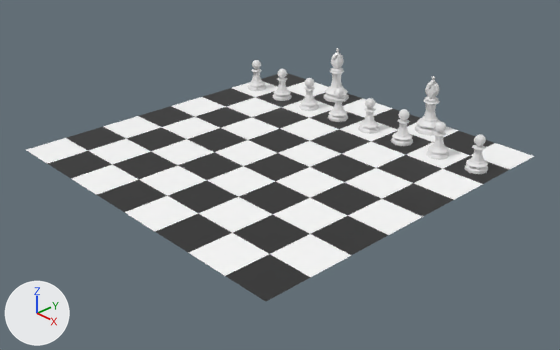
The Blender file Chess Set/Models/ChessScene.blend, before and after one commit.
Camera for both pictures: a 50 mm camera at (0.69, -0.645, 0.427) aimed at (0.023, -0.017, -0.019). Every picture has the same lights, and +X, +Y and +Z are marked at lower left.

In view in the first picture: 'Bishop', 'Bishop.001', 'Chess Board', 'Pawn', 'Pawn.001', 'Pawn.002', 'Pawn.003', 'Pawn.004', 'Pawn.005', 'Pawn.006', 'Pawn.007'.
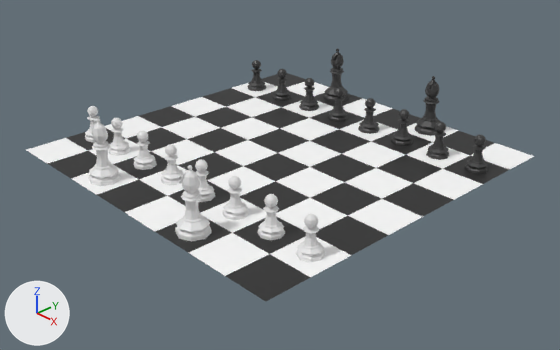
Pixel boxes [x1, y1, x2, y2] of what changed, in the pictures (560 x 350 px):
'Bishop.003', added: after [175, 165, 212, 242]
'Bishop.002', added: after [89, 119, 121, 186]
'Pawn.014', added: after [296, 214, 325, 262]
'Bishop', recoloured (white to black): [415, 76, 440, 136] in both
'Pawn.015', added: after [257, 194, 285, 240]
'Pawn.012', added: after [222, 176, 249, 220]
'Bishop.001', recoloured (white to black): [323, 48, 349, 102] in both
'Pawn.010', added: after [161, 144, 184, 185]
'Pawn.001', recoloured (white to black): [464, 134, 488, 174] in both
'Pawn.011', added: after [133, 131, 157, 170]
'Pawn', recoloured (white to black): [426, 121, 449, 160] in both
'Pawn.008', added: after [108, 118, 131, 156]
'Pawn.013', added: after [195, 159, 215, 202]
'Pawn.003', recoloured (white to black): [391, 109, 413, 146] in both
'Pawn.002', recoloured: [358, 98, 379, 134] in both
'Pawn.005', recoloured (white to black): [328, 88, 348, 122] in both
'Pawn.004', recoloured (white to black): [299, 78, 319, 111] in both
'Pawn.007', recoloured (white to black): [273, 69, 292, 101] in both
'Pawn.006', recoloured (white to black): [248, 60, 266, 91] in both
'Pawn.009', added: after [85, 106, 100, 142]

Edits to the bpy script that builds the scene:
```text
Change me_cylinder:
    where me_cylinder.from_pydata(...)  # 169 vertices, 169 faces; spans x -0.02..0.02, y -0.02..0.02, z 0.0..0.0808
    add me_cylinder.materials.append(mat_black_pieces)  # black #393939
Change me_cylinder_001:
    where me_cylinder_001.from_pydata(...)  # 137 vertices, 137 faces; spans x -0.0151..0.0151, y -0.0151..0.0151, z 0.0..0.0475
    add me_cylinder_001.materials.append(mat_black_pieces)  # black #393939
Add me_cube_002:
    me_cube_002 = me_cube_001.copy(); me_cube_002.name = 'Cube.002'  # the mesh of ob_notch_001
Add ob_pawn_015:
    ob_pawn_015 = bpy.data.objects.new('Pawn.015', me_cylinder_005)  # 137 vertices, 137 faces; spans x -0.0151..0.0151, y -0.0151..0.0151, z 0.0..0.0475; in mat_white_pieces (white #e7e7e7)
    ob_pawn_015.parent = ob_white_pawns
    ob_pawn_015.location = (-0.15, 0.15, 0.0)
Add ob_white_pawns:
    ob_white_pawns = bpy.data.objects.new('White Pawns', None)
    ob_white_pawns.parent = ob_white_pieces
    ob_white_pawns.location = (0.0, 0.15, 0.0)
Add ob_white_pieces:
    ob_white_pieces = bpy.data.objects.new('White Pieces', None)
    ob_white_pieces.parent = ob_chess_board
    ob_white_pieces.location = (0.0, -0.09, 0.0)
    ob_white_pieces.rotation_euler = (0.0, 0.0, 3.142)  # degrees (0, 0, 180)
Add ob_pawn_014:
    ob_pawn_014 = bpy.data.objects.new('Pawn.014', me_cylinder_005)  # 137 vertices, 137 faces; spans x -0.0151..0.0151, y -0.0151..0.0151, z 0.0..0.0475; in mat_white_pieces (white #e7e7e7)
    ob_pawn_014.parent = ob_white_pawns
    ob_pawn_014.location = (-0.21, 0.15, 0.0)
Add ob_pawn_013:
    ob_pawn_013 = bpy.data.objects.new('Pawn.013', me_cylinder_005)  # 137 vertices, 137 faces; spans x -0.0151..0.0151, y -0.0151..0.0151, z 0.0..0.0475; in mat_white_pieces (white #e7e7e7)
    ob_pawn_013.parent = ob_white_pawns
    ob_pawn_013.location = (-0.03, 0.15, 0.0)
Add ob_pawn_012:
    ob_pawn_012 = bpy.data.objects.new('Pawn.012', me_cylinder_005)  # 137 vertices, 137 faces; spans x -0.0151..0.0151, y -0.0151..0.0151, z 0.0..0.0475; in mat_white_pieces (white #e7e7e7)
    ob_pawn_012.parent = ob_white_pawns
    ob_pawn_012.location = (-0.09, 0.15, 0.0)
Add ob_pawn_011:
    ob_pawn_011 = bpy.data.objects.new('Pawn.011', me_cylinder_005)  # 137 vertices, 137 faces; spans x -0.0151..0.0151, y -0.0151..0.0151, z 0.0..0.0475; in mat_white_pieces (white #e7e7e7)
    ob_pawn_011.parent = ob_white_pawns
    ob_pawn_011.location = (0.09, 0.15, 0.0)
Add ob_pawn_010:
    ob_pawn_010 = bpy.data.objects.new('Pawn.010', me_cylinder_005)  # 137 vertices, 137 faces; spans x -0.0151..0.0151, y -0.0151..0.0151, z 0.0..0.0475; in mat_white_pieces (white #e7e7e7)
    ob_pawn_010.parent = ob_white_pawns
    ob_pawn_010.location = (0.03, 0.15, 0.0)
Add ob_pawn_009:
    ob_pawn_009 = bpy.data.objects.new('Pawn.009', me_cylinder_005)  # 137 vertices, 137 faces; spans x -0.0151..0.0151, y -0.0151..0.0151, z 0.0..0.0475; in mat_white_pieces (white #e7e7e7)
    ob_pawn_009.parent = ob_white_pawns
    ob_pawn_009.location = (0.21, 0.15, 0.0)
Add ob_pawn_008:
    ob_pawn_008 = bpy.data.objects.new('Pawn.008', me_cylinder_005)  # 137 vertices, 137 faces; spans x -0.0151..0.0151, y -0.0151..0.0151, z 0.0..0.0475; in mat_white_pieces (white #e7e7e7)
    ob_pawn_008.parent = ob_white_pawns
    ob_pawn_008.location = (0.15, 0.15, 0.0)
Add ob_bishop_003:
    ob_bishop_003 = bpy.data.objects.new('Bishop.003', me_cylinder_004)  # 169 vertices, 169 faces; spans x -0.02..0.02, y -0.02..0.02, z 0.0..0.0808; in mat_white_pieces (white #e7e7e7); modifiers BOOLEAN
    ob_bishop_003.parent = ob_white_pieces
    ob_bishop_003.location = (-0.09, 0.21, 0.0)
Add ob_notch_003:
    ob_notch_003 = bpy.data.objects.new('Notch.003', me_cube_002)
    ob_notch_003.parent = ob_white_pieces
    ob_notch_003.location = (-0.0863, 0.214, 0.0705)
    ob_notch_003.rotation_euler = (-0.332, 0.257, -0.0875)  # degrees (-19, 15, -5)
Add ob_bishop_002:
    ob_bishop_002 = bpy.data.objects.new('Bishop.002', me_cylinder_004)  # 169 vertices, 169 faces; spans x -0.02..0.02, y -0.02..0.02, z 0.0..0.0808; in mat_white_pieces (white #e7e7e7); modifiers BOOLEAN
    ob_bishop_002.parent = ob_white_pieces
    ob_bishop_002.location = (0.09, 0.21, 0.0)
Add ob_notch_002:
    ob_notch_002 = bpy.data.objects.new('Notch.002', me_cube_002)
    ob_notch_002.parent = ob_white_pieces
    ob_notch_002.location = (0.0937, 0.214, 0.0705)
    ob_notch_002.rotation_euler = (-0.332, 0.257, -0.0875)  # degrees (-19, 15, -5)
```
